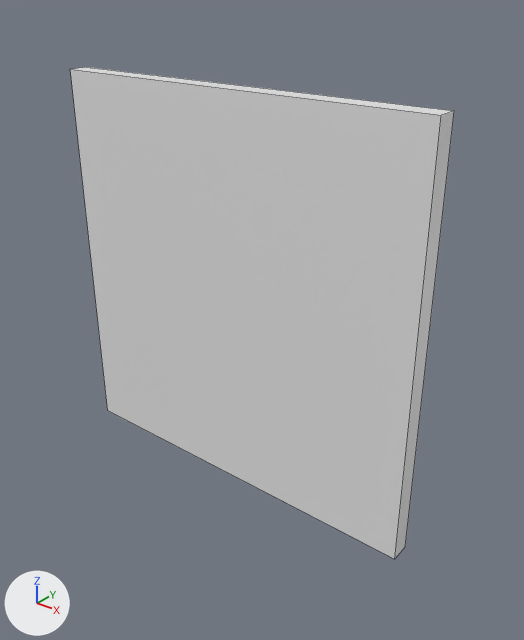
What one commit did to the Blender file Assets/Models/Blend/Buildings/Stone/BigFloor.blend.
Camera for both pictures: a 50 mm lens placed at (1.11, -2.41, 2.45), pointed at (-0.83, 0.0, 0.95). Every picture has the same lights, and +X, +Y and +Z are marked at lower left. Mesh edges are drawn as thin lines.

Script lines for the objects in view, before the commit:
```python
me_cube_001 = bpy.data.meshes.new('Cube.001')
me_cube_001.from_pydata(...)  # a box spanning x -2.0..0.0, y -0.05..0.05, z 0.0..2.0
ob_bigfloor = bpy.data.objects.new('BigFloor', me_cube_001)
ob_bigfloor.location = (0.0, 0.0, 0.0)
```
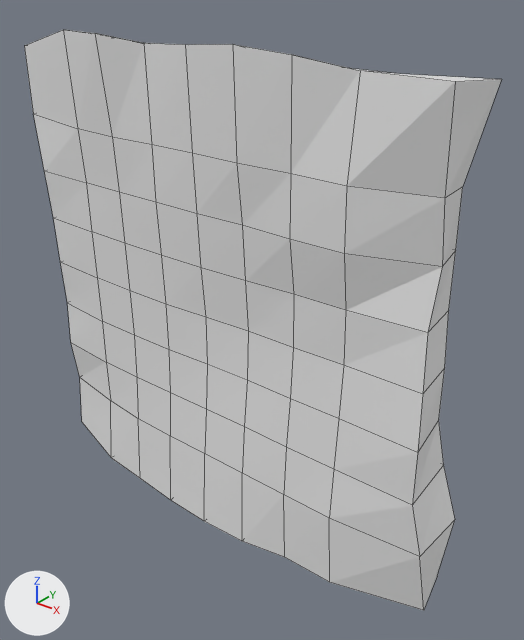
What changed in the scene script:
```text
Change me_cube_001:
    used by ob_bigfloor; location = (0.0, 0.0, 0.0)
    remove me_cube_001.from_pydata(...)  # 8 vertices, 6 faces; spans x -2.0..0.0, y -0.05..0.05, z 0.0..2.0
    add me_cube_001.from_pydata(...)  # 162 vertices, 160 faces; spans x -2.16..0.21, y -0.27..0.11, z -0.18..2.2
    me_cube_001 part 1: the whole mesh is rebuilt
```

What differs and where, as boxes (x1, y1, x2, y2) in the pictures (524 x 640 px):
'BigFloor', reshaped (24% wider, 18% taller)
    before: (70, 67, 454, 559)
    after: (24, 30, 501, 610)
